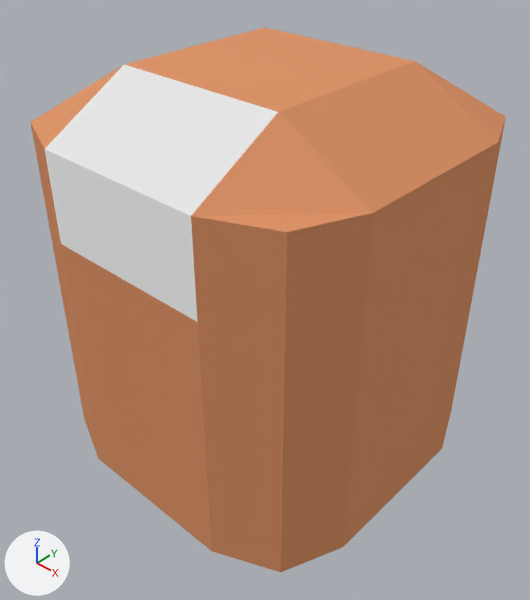
One commit to the Blender file assets/cuteCube.blend: the scene before it, then after it.
One viewpoint serves both versions: a 50 mm camera at (0.244, -0.268, 0.33) aimed at (0.006, -0.011, 0.099). The lights are fixed; the arrows at lower left show +X, +Y and +Z.
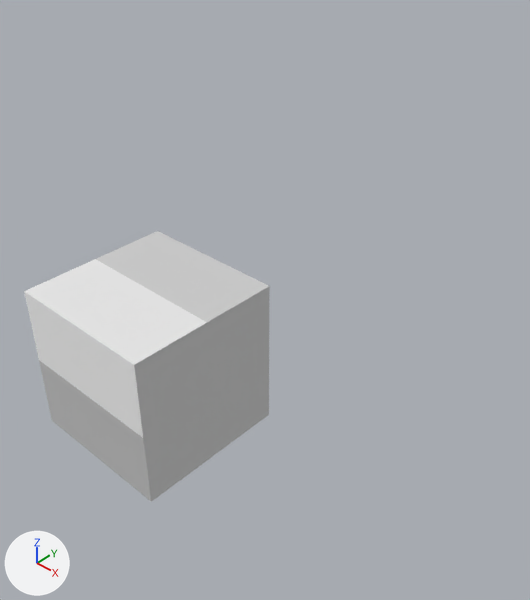
The newer file is also turned or shifted as a whole; pictures and numbers use the older file's frame.

Where the change shows, as pixel boxes [x1, y1, x2, y2] in the pictures (530 x 600 px):
```json
{"object": "Cube", "change": "recoloured, reshaped", "before": [30, 28, 506, 572], "after": [24, 231, 270, 502], "on screen": "48% narrower, 50% shorter"}
{"part": 1, "of": "me_cube", "change": "cut back", "before": [30, 28, 506, 572], "after": [24, 231, 270, 502]}
{"part": 2, "of": "me_cube", "change": "recoloured", "before": [75, 326, 143, 438], "after": [75, 326, 143, 438]}
```

Scene script edits in JSON lines:
```json
{"op": "set", "path": "mat_body.base_color", "old": "(0.73, 0.301, 0.144)", "new": "(0.604, 0.604, 0.604)", "note": "orange #de956a -> light grey #cccccc"}
{"block": "me_cube", "where": "# used by ob_cube; location = (0.0, 0.0, 0.0)"}
{"op": "remove", "block": "me_cube", "code": "me_cube.from_pydata(...)  # 98 vertices, 96 faces; spans x -0.1..0.1, y -0.1..0.1, z 0.0..0.233"}
{"op": "add", "block": "me_cube", "code": "me_cube.from_pydata(...)  # 26 vertices, 24 faces; spans x -0.1..0.0, y -0.1..0.0, z 0.0..0.1"}
{"block": "me_cube", "change": "me_cube part 1"}
{"block": "me_cube", "change": "79 vertices are removed from x -0.1..0.1, y -0.1..0.1, z 0.0..0.233"}
{"block": "me_cube", "change": "86 faces are deleted"}
{"block": "me_cube", "change": "3 vertices move from x -0.086, y -0.085, z 0.0..0.1 to x -0.1..-0.05, y -0.1..-0.05, z 0.0..0.1"}
{"block": "me_cube", "change": "7 vertices are added at x -0.1..0.0, y -0.1..0.0, z 0.05..0.1"}
{"block": "me_cube", "change": "11 new faces join them, mat_body (light grey #cccccc)"}
{"block": "me_cube", "change": "2 new faces join them, mat_eyes (its picture is missing)"}
{"block": "me_cube", "change": "1 new face joins them, mat_mouth (its picture is missing)"}
{"block": "me_cube", "change": "me_cube part 2: 1 face spanning x -0.05..0.0, y -0.1, z 0.05..0.1 switches from mat_body (orange #de956a) to mat_mouth (its picture is missing)"}
```
